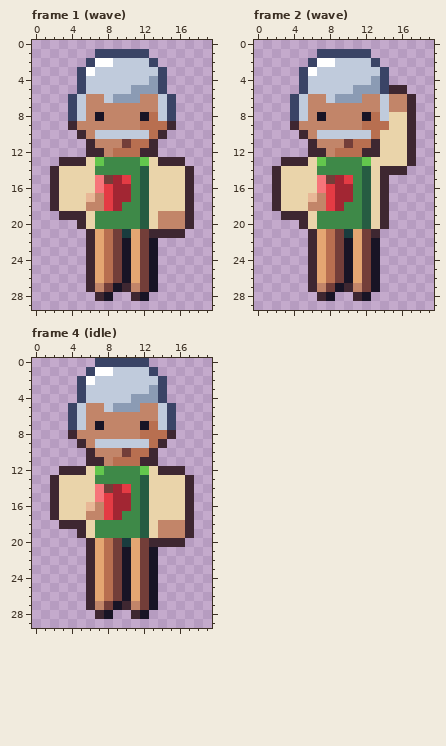
File history of a pixel-art file, art/depths/chatty-neighbour@50.aseprite. Above is the file before it was changed.
20x30 pixels, 4 frames. Shown: frame 1 (wave), frame 2 (wave), frame 4 (idle). The commit also changed other frames, which this record leaves out.
Now the later version:
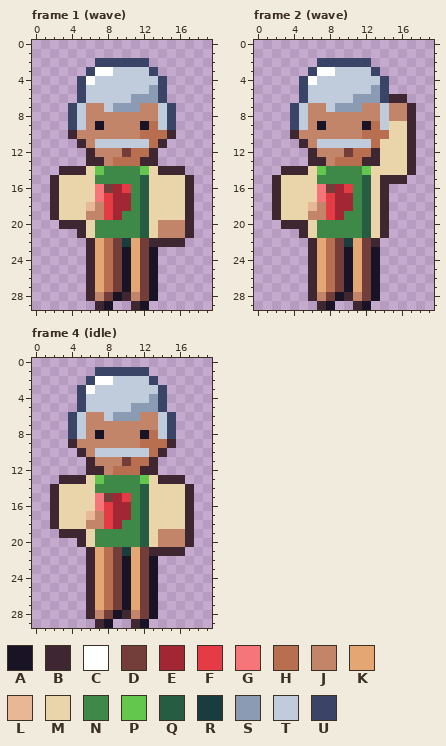
Palette (. is transparent): A #181425  B #3e2731  C #ffffff  D #733e39  E #a22633  F #e43b44  G #f6757a  H #b86f50  J #c28569  K #e4a672  L #e8b796  M #ead4aa  N #3e8948  P #63c74d  Q #265c42  R #193c3e  S #8b9bb4  T #c0cbdc  U #3a4466
The edit:
--- frame 1 (wave)
@@ x 0..19 @@
  0 ....................
- 1 .......UUUUUU.......
- 2 ......UCCTTTTU......
- 3 .....UCTTTTTTTU.....
- 4 .....UTTTTTTTSU.....
- 5 .....UTTTTTSSSU.....
- 6 ....UTJJTSSSJJTU....
- 7 ....UTJJJJJJJJTU....
- 8 ....UTJAJJJJAHTU....
- 9 ....BJJJJJJJHHHB....
-10 .....BJTTTTTTHB.....
-11 ......BJJJDHHB......
-12 ......BBJHHHBB......
-13 ...BBBMPNNNNPMBBB...
-14 ..BMMMMNNNNNQMMMMB..
-15 ..BMMMMGDEFNQMMMMB..
-16 ..BMMMMGFEENQMMMMB..
-17 ..BMMMLJFEENQMMMMB..
-18 ..BMMMJJFENNQMMMMB..
-19 ...BBBMNNNNNQMJJJB..
-20 .....BMNNNNNQMJJJB..
-21 ......BKHDRKDBBBB...
-22 ......BKHDAKDA......
+ 1 ....................
+ 2 .......UUUUUU.......
+ 3 ......UCCTTTTU......
+ 4 .....UCTTTTTTTU.....
+ 5 .....UTTTTTTTSU.....
+ 6 .....UTTTTTSSSU.....
+ 7 ....UTJJTSSSJJTU....
+ 8 ....UTJJJJJJJJTU....
+ 9 ....UTJAJJJJAHTU....
+10 ....BJJJJJJJHHHB....
+11 .....BJTTTTTTHB.....
+12 ......BJJJDHHB......
+13 ......BBJHHHBB......
+14 ...BBBMPNNNNPMBBB...
+15 ..BMMMMNNNNNQMMMMB..
+16 ..BMMMMGDEFNQMMMMB..
+17 ..BMMMMGFEENQMMMMB..
+18 ..BMMMLJFEENQMMMMB..
+19 ..BMMMJJFENNQMMMMB..
+20 ...BBBMNNNNNQMJJJB..
+21 .....BMNNNNNQMJJJB..
+22 ......BKHDRKDBBBB...
 23 ......BKHDAKDA......
@@ x 4..15 @@
 26 ..BKHDAKDA..
-27 ..BJDABJDA..
-28 ...BA..BA...
-29 ............
+27 ..BKHDAKDA..
+28 ..BJDABJDA..
+29 ...BA..BA...
--- frame 2 (wave)
@@ x 0..19 @@
  0 ....................
- 1 .......UUUUUU.......
- 2 ......UCCTTTTU......
- 3 .....UCTTTTTTTU.....
- 4 .....UTTTTTTTSU.....
- 5 .....UTTTTTSSSUBB...
- 6 ....UTJJTSSSJJTJJB..
- 7 ....UTJJJJJJJJTJJB..
- 8 ....UTJAJJJJAHTMMB..
- 9 ....BJJJJJJJHHHMMB..
-10 .....BJTTTTTTHMMMB..
-11 ......BJJJDHHBMMMB..
-12 ......BBJHHHBBMMMB..
-13 ...BBBMPNNNNPMMMMB..
-14 ..BMMMMNNNNNQMBBB...
-15 ..BMMMMGDEFNQMB.....
-16 ..BMMMMGFEENQMB.....
-17 ..BMMMLJFEENQMB.....
-18 ..BMMMJJFENNQMB.....
-19 ...BBBMNNNNNQMB.....
-20 .....BMNNNNNQMB.....
-21 ......BKHDRKDB......
-22 ......BKHDAKDA......
+ 1 ....................
+ 2 .......UUUUUU.......
+ 3 ......UCCTTTTU......
+ 4 .....UCTTTTTTTU.....
+ 5 .....UTTTTTTTSU.....
+ 6 .....UTTTTTSSSUBB...
+ 7 ....UTJJTSSSJJTJJB..
+ 8 ....UTJJJJJJJJTJJB..
+ 9 ....UTJAJJJJAHTMMB..
+10 ....BJJJJJJJHHHMMB..
+11 .....BJTTTTTTHMMMB..
+12 ......BJJJDHHBMMMB..
+13 ......BBJHHHBBMMMB..
+14 ...BBBMPNNNNPMMMMB..
+15 ..BMMMMNNNNNQMBBB...
+16 ..BMMMMGDEFNQMB.....
+17 ..BMMMMGFEENQMB.....
+18 ..BMMMLJFEENQMB.....
+19 ..BMMMJJFENNQMB.....
+20 ...BBBMNNNNNQMB.....
+21 .....BMNNNNNQMB.....
+22 ......BKHDRKDB......
 23 ......BKHDAKDA......
@@ x 4..15 @@
 26 ..BKHDAKDA..
-27 ..BJDABJDA..
-28 ...BA..BA...
-29 ............
+27 ..BKHDAKDA..
+28 ..BJDABJDA..
+29 ...BA..BA...
--- frame 4 (idle)
@@ x 0..19 @@
- 0 .......UUUUUU.......
- 1 ......UCCTTTTU......
- 2 .....UCTTTTTTTU.....
- 3 .....UTTTTTTTSU.....
- 4 .....UTTTTTSSSU.....
- 5 ....UTJJTSSSJJTU....
- 6 ....UTJJJJJJJJTU....
- 7 ....UTJAJJJJAHTU....
- 8 ....BJJJJJJJHHHB....
- 9 .....BJTTTTTTHB.....
-10 ......BJJJDHHB......
-11 ......BBJHHHBB......
-12 ...BBBMPNNNNPMBBB...
-13 ..BMMMMNNNNNQMMMMB..
-14 ..BMMMMGDEFNQMMMMB..
-15 ..BMMMMGFEENQMMMMB..
-16 ..BMMMLJFEENQMMMMB..
-17 ..BMMMJJFENNQMMMMB..
-18 ...BBBMNNNNNQMJJJB..
-19 .....BMNNNNNQMJJJB..
-20 ......BKHDRKDBBBB...
-21 ......BKHDAKDA......
+ 0 ....................
+ 1 .......UUUUUU.......
+ 2 ......UCCTTTTU......
+ 3 .....UCTTTTTTTU.....
+ 4 .....UTTTTTTTSU.....
+ 5 .....UTTTTTSSSU.....
+ 6 ....UTJJTSSSJJTU....
+ 7 ....UTJJJJJJJJTU....
+ 8 ....UTJAJJJJAHTU....
+ 9 ....BJJJJJJJHHHB....
+10 .....BJTTTTTTHB.....
+11 ......BJJJDHHB......
+12 ......BBJHHHBB......
+13 ...BBBMPNNNNPMBBB...
+14 ..BMMMMNNNNNQMMMMB..
+15 ..BMMMMGDEFNQMMMMB..
+16 ..BMMMMGFEENQMMMMB..
+17 ..BMMMLJFEENQMMMMB..
+18 ..BMMMJJFENNQMMMMB..
+19 ...BBBMNNNNNQMJJJB..
+20 .....BMNNNNNQMJJJB..
+21 ......BKHDRKDBBBB...
 22 ......BKHDAKDA......
@@ x 4..15 @@
 26 ..BKHDAKDA..
-27 ..BJDABJDA..
-28 ...BA..BA...
-29 ............
+27 ..BKHDAKDA..
+28 ..BJDABJDA..
+29 ...BA..BA...
